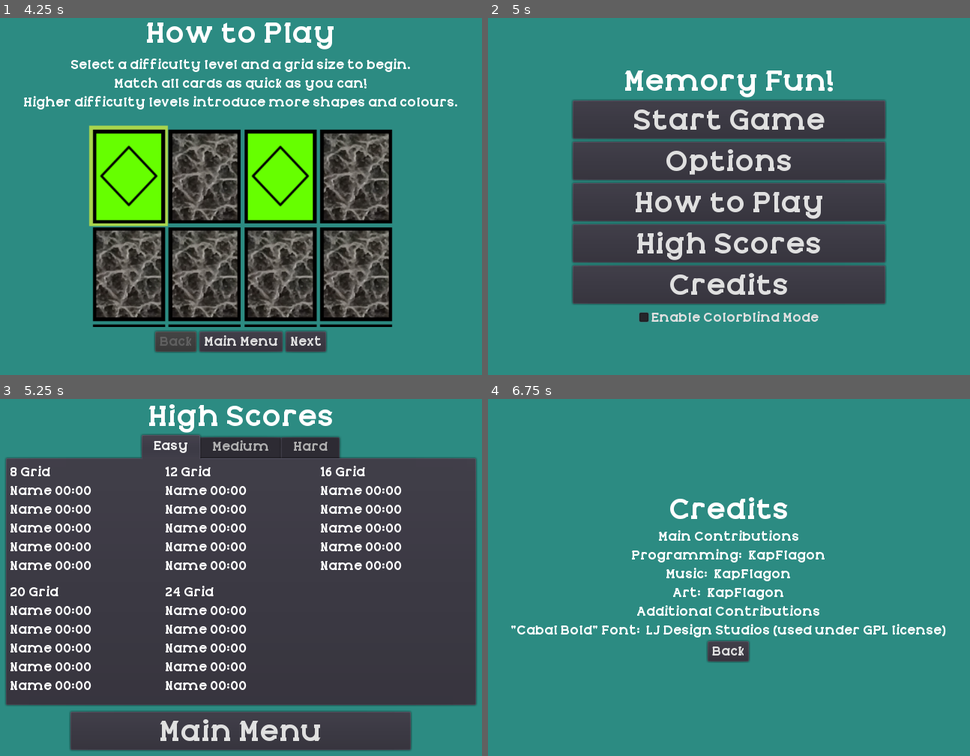
Above: before the commit, frames 1-4 (two rows, left to right).
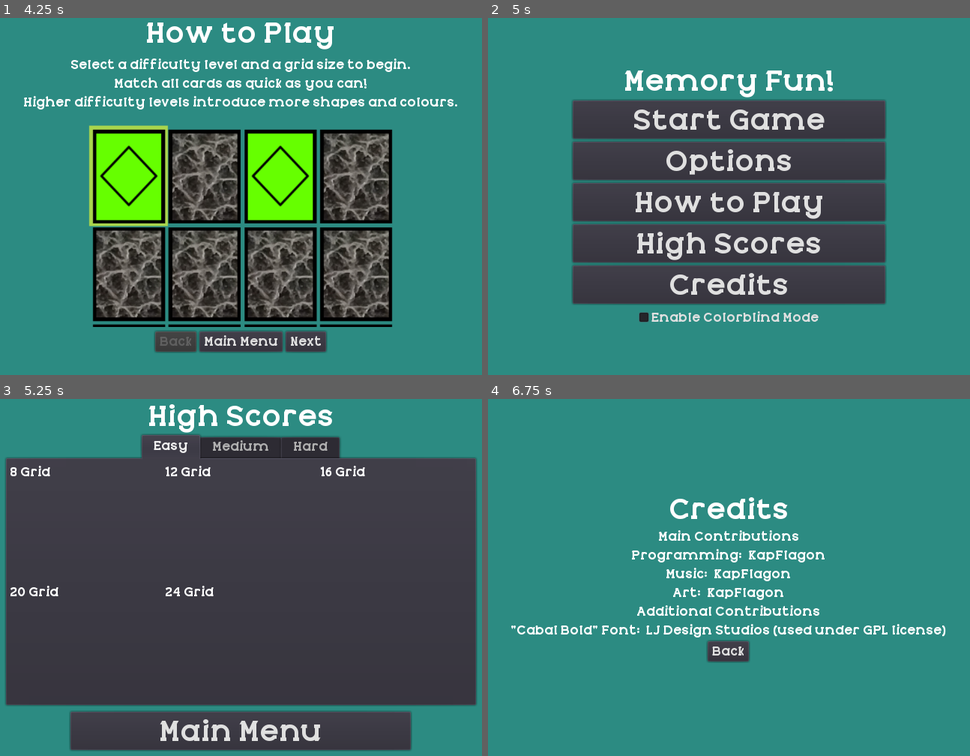
Above: after the commit, the same moments.

Repository: KapFlagon/Memory-Fun
Game: Godot game, scene res://src/screens/StartScreen.tscn
Two runs of this game, one before a commit and one after it. Both use one fixed random seed, a clock stepped at 60 frames per second and the inputs below.
Inputs (mouse positions are in pixels of both pictures, inside the frame that each line leads up to):
- Up to frame 1 (4.25 s): click "Options" at 0.5 s; click (327, 139) at 1.25 s; click (327, 192) at 2 s; click "Submit" at 2.75 s; click "How to Play" at 3.5 s
- Up to frame 2 (5 s): click "Main Menu" at 4.25 s
- Up to frame 3 (5.25 s): click "High Scores" at 5 s
- Up to frame 4 (6.75 s): click "Main Menu" at 5.75 s; click "Credits" at 6.5 s

Frames 1-2 are identical in both runs. In frame 3, 5.8% of the frame differs, in the area x 2-84%, y 24-82%; in frame 4, nothing differs.
Error after the commit: Invalid call. Nonexistent function 'save_config' in base 'Nil'. (res://src/screens/OptionsPopup.gd:52)

Commit message:
Updated code so that the random SFX will be called correctly on button presses and valid user input. Updated underlying call so it will only play if the sfx is switched on.

Diff:
--- a/project.godot
+++ b/project.godot
@@ -28,8 +28,8 @@
 
 PlayerData="*res://src/autoload/PlayerData.tscn"
 AudioManager="*res://src/autoload/AudioManager.tscn"
-Config="*res://src/entities/scenelessScripts/Config.gd"
-ScoreManager="*res://src/entities/scenelessScripts/ScoreManager.gd"
+Config="*res://src/autoload/Config.gd"
+ScoreManager="*res://src/autoload/ScoreManager.gd"
 
 [display]
 
--- a/src/autoload/AudioManager.gd
+++ b/src/autoload/AudioManager.gd
@@ -53,21 +53,22 @@
 
 
 func play_rand_sfx() -> void:
-	var rand_sound = random.randi_range(0, 2)
-	var sfx_vol = AudioManager.get_sfx_vol()
-	match rand_sound:
-		0:
-			get_node("SFX_01").set_volume_db(get_sfx_vol())
-			get_node("SFX_01").play()
-		1:
-			get_node("SFX_02").set_volume_db(get_sfx_vol())
-			get_node("SFX_02").play()
-		2:
-			get_node("SFX_03").set_volume_db(get_sfx_vol())
-			get_node("SFX_03").play()
+	if sfx_on:
+		var rand_sound = random.randi_range(0, 2)
+		var sfx_vol = AudioManager.get_sfx_vol()
+		match rand_sound:
+			0:
+				get_node("SFX_01").set_volume_db(get_sfx_vol())
+				get_node("SFX_01").play()
+			1:
+				get_node("SFX_02").set_volume_db(get_sfx_vol())
+				get_node("SFX_02").play()
+			2:
+				get_node("SFX_03").set_volume_db(get_sfx_vol())
+				get_node("SFX_03").play()
 
 
 func play_victory_sound() -> void:
-	if AudioManager.get_sfx_on():
+	if sfx_on:
 		get_node("VictorySound").set_volume_db(get_sfx_vol())
 		get_node("VictorySound").play()
--- a/src/autoload/AudioManager.tscn
+++ b/src/autoload/AudioManager.tscn
@@ -8,6 +8,7 @@
 [ext_resource path="res://assets/audio/sfx/SFX_03.ogg" type="AudioStream" id=6]
 
 [node name="AudioManager" type="Node"]
+pause_mode = 2
 script = ExtResource( 2 )
 
 [node name="Music" type="AudioStreamPlayer" parent="."]
--- a/src/entities/game_objects/GridManager.gd
+++ b/src/entities/game_objects/GridManager.gd
@@ -241,21 +241,29 @@
 		var down_movement = Vector2(0, 1)
 		if Input.is_action_just_pressed("ui_right"):
 			new_location = current_selector_position + right_movement
-			update_selection_icon_location(new_location)
+			var valid = update_selection_icon_location(new_location)
+			if valid:
+				AudioManager.play_rand_sfx()
 		if Input.is_action_just_pressed("ui_left"):
 			new_location = current_selector_position + left_movement
-			update_selection_icon_location(new_location)
+			var valid = update_selection_icon_location(new_location)
+			if valid:
+				AudioManager.play_rand_sfx()
 		if Input.is_action_just_pressed("ui_up"):
 			new_location = current_selector_position + up_movement
-			update_selection_icon_location(new_location)
+			var valid = update_selection_icon_location(new_location)
+			if valid:
+				AudioManager.play_rand_sfx()
 		if Input.is_action_just_pressed("ui_down"):
 			new_location = current_selector_position + down_movement
-			update_selection_icon_location(new_location)
+			var valid = update_selection_icon_location(new_location)
+			if valid:
+				AudioManager.play_rand_sfx()
 		if Input.is_action_just_pressed("ui_accept"): #or Input.is_action_just_released("ui_select"):
-			AudioManager.play_rand_sfx()
 			#print("ui_accept or ui_select detected")
 			var valid_selection = validate_selection(current_selector_position)
 			if valid_selection:
+				AudioManager.play_rand_sfx()
 				flip_chosen_card(current_selector_position)
 		if Input.is_action_just_released("ui_end"):
 			#print()
@@ -309,6 +317,7 @@
 	var valid_touch = update_selection_icon_location(new_cursor_grid)
 	var valid_selection = validate_selection(current_selector_position)
 	if valid_touch and valid_selection:
+		AudioManager.play_rand_sfx()
 		flip_chosen_card(current_selector_position)
 
 
--- a/src/entities/game_objects/PauseDialog.gd
+++ b/src/entities/game_objects/PauseDialog.gd
@@ -31,19 +31,22 @@
 
 
 func _on_ResumeButton_button_up() -> void:
+	AudioManager.play_rand_sfx()
 	hide()
 	get_tree().paused = false
 
 
 func _on_OptionsButton_options_submitted() -> void:
-	#get_node("ColorRect").set_frame_color(PlayerData.get_background_colour())
 	emit_signal("pause_options_submitted")
+	AudioManager.play_rand_sfx()
 
 
 func _on_MainMenuButton_button_up() -> void:
+	AudioManager.play_rand_sfx()
 	get_tree().paused = false
 	get_tree().change_scene("res://src/screens/StartScreen.tscn")
 
 
 func _on_PauseDialog_about_to_show() -> void:
+	AudioManager.play_rand_sfx()
 	pause_start_time = OS.get_unix_time()
--- a/src/entities/scenelessScripts/Config.gd
+++ /dev/null
@@ -1,66 +0,0 @@
-extends Node
-
-
-#const FILE_PATH = "res://config.cfg"
-const FILE_PATH = "user://config.cfg"
-
-
-var config_file = ConfigFile.new()
-var settings_dict
-
-
-func _ready() -> void:
-	load_config()
-	push_config()
-
-
-func settings_to_dict():
-	settings_dict =  {
-		"gameplay": {
-			"colourblind": PlayerData.get_colour_blind_mode_on(),
-			"background_colour": PlayerData.get_background_colour()
-		},
-		"audio": {
-			"music_on": AudioManager.get_music_on(),
-			"music_vol": AudioManager.get_music_vol(),
-			"sfx_on": AudioManager.get_sfx_on(),
-			"sfx_vol": AudioManager.get_sfx_vol()
-		}
-	}
-
-
-func save_config():
-	settings_to_dict()
-	for section in settings_dict.keys():
-		for key in settings_dict[section]:
-			config_file.set_value(section, key, settings_dict[section][key])
-	config_file.save(FILE_PATH)
-
-
-func load_config():
-	settings_to_dict()
-	var error = config_file.load(FILE_PATH)
-	if error != OK:
-		print("Failed loading config file. Error code is %s" % error)
-		# perform a save to try and populate the file with data
-		save_config()
-		return false
-	else:
-		for section in settings_dict.keys():
-			for key in settings_dict[section]:
-				settings_dict[section][key] = config_file.get_value(section, key, null)
-		return true
-
-
-func get_config_parameter(section: String, key: String):
-	var output = settings_dict[section][key]
-	return output
-
-
-func push_config():
-	PlayerData.set_colour_blind_mode_on(get_config_parameter("gameplay", "colourblind"))
-	PlayerData.set_background_colour(get_config_parameter("gameplay", "background_colour"))
-	AudioManager.set_music_on(get_config_parameter("audio", "music_on"))
-	AudioManager.set_music_vol(get_config_parameter("audio", "music_vol"))
-	AudioManager.sfx_on = get_config_parameter("audio", "sfx_on")
-	AudioManager.sfx_vol = get_config_parameter("audio", "sfx_vol")
--- a/src/entities/scenelessScripts/ScoreManager.gd
+++ /dev/null
@@ -1,99 +0,0 @@
-extends Node
-
-
-#var file_path = "res://saved_scores.save"
-var file_path = "user://saved_scores.save"
-var dict_master = {}
-var dict_easy = {}
-var dict_medium = {}
-var dict_hard = {}
-# dict_master: Key is difficulty, value is:
-	# dict_difficulty: Key is grid number, value is:
-		#array: each index is a score rank, each entry is:
-			#array: index 0 is name, index 1 is time
-
-
-func _ready() -> void:
-	var save_game_file = File.new()
-	if not save_game_file.file_exists(file_path):
-		create_defaults()
-		save_scores()
-	else:
-		load_scores()
-
-
-func create_defaults() -> void:
-	var array_dummy_entry = ["Name", 0]
-	var array_dummy_grid = []
-	var dict_dummy = {}
-	for score_rank in range(5):
-	# Iterates from 0 to 4
-		array_dummy_grid.append(array_dummy_entry.duplicate())
-
-	for grid_size in [8, 12, 16, 20, 24]:
-		# Loop iterates 5 times with 'grid_size' as 8, 12, etc.
-		dict_dummy[grid_size] = array_dummy_grid.duplicate()
-	dict_easy = dict_dummy.duplicate()
-	dict_medium = dict_dummy.duplicate()
-	dict_hard = dict_dummy.duplicate()
-	dict_master[0] = dict_easy
-	#print("easy mode scores: " + str(dict_easy))
-	dict_master[1] = dict_medium
-	#print("medium mode scores: " + str(dict_medium))
-	dict_master[2] = dict_hard
-	#print("hard mode scores: " + str(dict_hard))
-
-
-func load_scores():
-	var save_game_file = File.new()
-	var error = save_game_file.open(file_path, File.READ)
-	if error != OK:
-		print("Failed loading high score file. Error code is %s" % error)
-	else:
-		dict_master = save_game_file.get_var(true)
-		dict_easy = dict_master[0]
-		#print("easy mode scores: " + str(dict_easy))
-		dict_medium = dict_master[1]
-		#print("medium mode scores: " + str(dict_medium))
-		dict_hard = dict_master[2]
-		#print("hard mode scores: " + str(dict_hard))
-
-
-func save_scores():
-	var save_game_file = File.new()
-	save_game_file.open(file_path, File.WRITE)
-	save_game_file.store_var(dict_master, true)
-
-
-func new_score(name: String, score: int, difficulty: int, grid_size: int) -> void:
-	var new_entry_array = [name, score]
-	if difficulty == PlayerData.e_difficulty.EASY:
-		#print("New score, Easy mode")
-		dict_easy.get(grid_size).append(new_entry_array)
-		dict_easy.get(grid_size).sort_custom(ScoreSorter, "sort_descending")
-		dict_easy.get(grid_size).pop_back()
-	elif difficulty == PlayerData.e_difficulty.MEDIUM:
-		#print("New score, Medium mode")
-		dict_medium.get(grid_size).append(new_entry_array)
-		dict_medium.get(grid_size).sort_custom(ScoreSorter, "sort_descending")
-		dict_medium.get(grid_size).pop_back()
-	else: # Hard mode
-		#print("New score, Hard mode")
-		dict_hard.get(grid_size).append(new_entry_array)
-		dict_hard.get(grid_size).sort_custom(ScoreSorter, "sort_descending")
-		dict_hard.get(grid_size).pop_back()
-	save_scores()
-
-
-class ScoreSorter:
-	static func sort_descending(score_entry_a, score_entry_b):
-		if score_entry_a[1] > score_entry_b[1]:
-			return true
-		return false
-
-
-func secs_to_string(elapsed_time):
-	var minutes = elapsed_time / 60
-	var seconds = elapsed_time % 60
-	var str_elapsed_time = "%02d:%02d" % [minutes, seconds]
-	return str_elapsed_time
--- a/src/screens/CreditsScreen.gd
+++ b/src/screens/CreditsScreen.gd
@@ -6,7 +6,6 @@
 	get_node("ColorRect").set_frame_color(PlayerData.get_background_colour())
 
 
-
-
 func _on_Back_button_up() -> void:
+	AudioManager.play_rand_sfx()
 	get_tree().change_scene("res://src/screens/StartScreen.tscn")
--- a/src/screens/GameOverScreen.gd
+++ b/src/screens/GameOverScreen.gd
@@ -23,10 +23,12 @@
 
 
 func _on_MainMenuButton_button_up() -> void:
+	AudioManager.play_rand_sfx()
 	get_tree().change_scene("res://src/screens/StartScreen.tscn")
 
 
 func _on_SubmitButton_button_up() -> void:
+	AudioManager.play_rand_sfx()
 	# Save score and name via score manager
 	var name = get_node("Popup_NameEntry/VBoxContainer/LineEdit").get_text()
 	var score = PlayerData.get_game_time_secs()
--- a/src/screens/GameScreen.gd
+++ b/src/screens/GameScreen.gd
@@ -15,16 +15,6 @@
 		get_node("PauseDialog").popup_centered_clamped()
 
 
-#func _on_ResumeButton_button_up() -> void:
-#	get_node("PauseDialog").hide()
-#	get_tree().paused = false
-
-
 func _on_PauseDialog_pause_options_submitted() -> void:
 	get_node("ColorRect").set_frame_color(PlayerData.get_background_colour())
 	get_node("GridManager").update_grid_colour_blind()
-
-
-#func _on_MainMenuButton_button_up() -> void:
-#	get_tree().paused = false
-#	get_tree().change_scene("res://src/screens/StartScreen.tscn")
--- a/src/screens/GridSelectionScreen.gd
+++ b/src/screens/GridSelectionScreen.gd
@@ -42,4 +42,5 @@
 
 
 func _on_MainMenu_button_up() -> void:
+	AudioManager.play_rand_sfx()
 	get_tree().change_scene("res://src/screens/StartScreen.tscn")
--- a/src/screens/HighScoreScreen.gd
+++ b/src/screens/HighScoreScreen.gd
@@ -29,8 +29,6 @@
 
 	for i_difficulty in range (3):
 		var temp_node_path_1
-
-
 		for grid_size in [8, 12, 16, 20, 24]:
 			# Loop iterates 5 times with 'grid_size' as 8, 12, etc.
 			if i_difficulty == 0: #easy
@@ -78,4 +76,9 @@
 
 
 func _on_MainMenuButton_button_up() -> void:
+	AudioManager.play_rand_sfx()
 	get_tree().change_scene("res://src/screens/StartScreen.tscn")
+
+
+func _on_TabContainer_tab_changed(tab: int) -> void:
+	AudioManager.play_rand_sfx()
--- a/src/screens/HighScoreScreen.tscn
+++ b/src/screens/HighScoreScreen.tscn
@@ -1245,4 +1245,5 @@
 __meta__ = {
 "_edit_use_anchors_": false
 }
+[connection signal="tab_changed" from="TabContainer" to="." method="_on_TabContainer_tab_changed"]
 [connection signal="button_up" from="MainMenuButton" to="." method="_on_MainMenuButton_button_up"]
--- a/src/screens/HowToPlayScreen.gd
+++ b/src/screens/HowToPlayScreen.gd
@@ -12,6 +12,7 @@
 
 
 func _on_Button_MainMenu_button_up() -> void:
+	AudioManager.play_rand_sfx()
 	get_tree().change_scene("res://src/screens/StartScreen.tscn")
 
 
@@ -28,12 +29,14 @@
 
 
 func _on_Button_Back_button_up() -> void:
+	AudioManager.play_rand_sfx()
 	current_page = current_page - 1
 	update_display()
 	update_button_visibility()
 
 
 func _on_Button_Next_button_up() -> void:
+	AudioManager.play_rand_sfx()
 	current_page = current_page + 1
 	update_display()
 	update_button_visibility()
--- a/src/screens/OptionsPopup.gd
+++ b/src/screens/OptionsPopup.gd
@@ -76,9 +76,7 @@
 
 func _on_SfxVol_Slider_value_changed(value: float) -> void:
 	AudioManager.set_sfx_vol(value)
-	var sfx_on = AudioManager.get_sfx_on()
-	if sfx_on:
-		AudioManager.play_rand_sfx()
+	AudioManager.play_rand_sfx()
 
 
 func _on_MusicOnChckbx_toggled(button_pressed: bool) -> void:
@@ -98,6 +96,4 @@
 func _on_ColourBLindChkBx_toggled(button_pressed: bool) -> void:
 	new_colour_blind_mode = button_pressed
 	PlayerData.set_colour_blind_mode_on(new_colour_blind_mode)
-	var sfx_on = AudioManager.get_sfx_on()
-	if sfx_on:
-		AudioManager.play_rand_sfx()
+	AudioManager.play_rand_sfx()
--- a/src/screens/StartScreen.gd
+++ b/src/screens/StartScreen.gd
@@ -16,19 +16,20 @@
 
 func _on_CreditsButton_button_up() -> void:
 	get_tree().change_scene("res://src/screens/CreditsScreen.tscn")
+	AudioManager.play_rand_sfx()
 
 
 func _on_CheckBox_toggled(button_pressed: bool) -> void:
 	PlayerData.set_colour_blind_mode_on(button_pressed)
 	Config.save_config()
-	var sfx_on = AudioManager.get_sfx_on()
-	if sfx_on:
-		AudioManager.play_rand_sfx()
+	AudioManager.play_rand_sfx()
 
 
 func _on_HowToPlayButton_button_up() -> void:
 	get_tree().change_scene("res://src/screens/HowToPlayScreen.tscn")
+	AudioManager.play_rand_sfx()
 
 
 func _on_HighScoreButton_button_up() -> void:
 	get_tree().change_scene("res://src/screens/HighScoreScreen.tscn")
+	AudioManager.play_rand_sfx()
